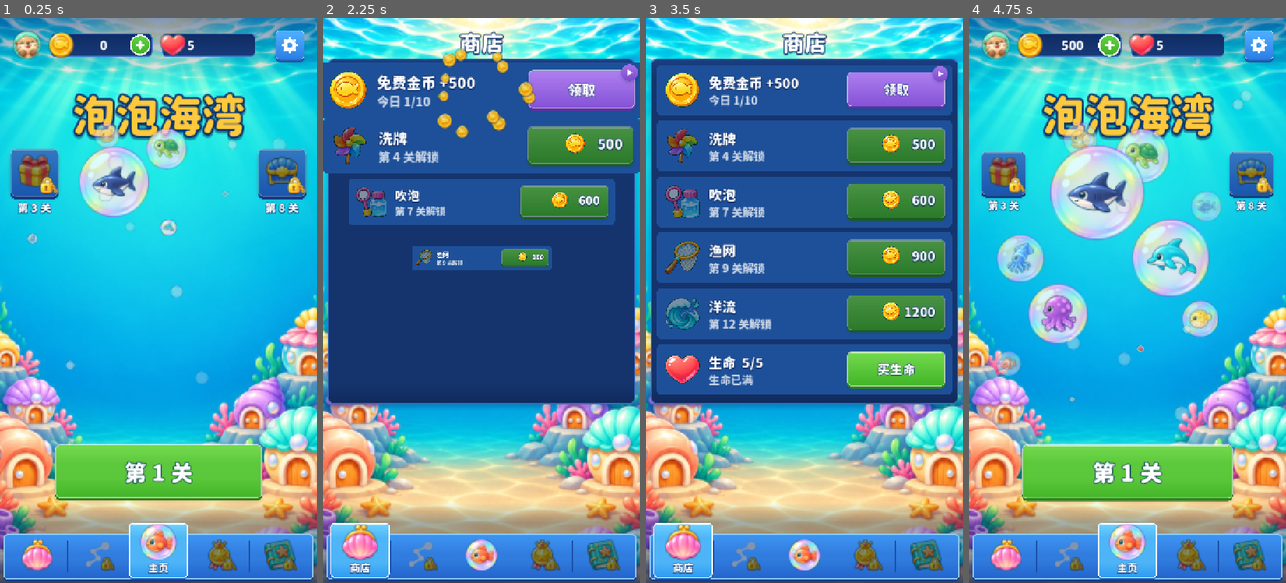
Above: before the commit, frames 1-4 (left to right).
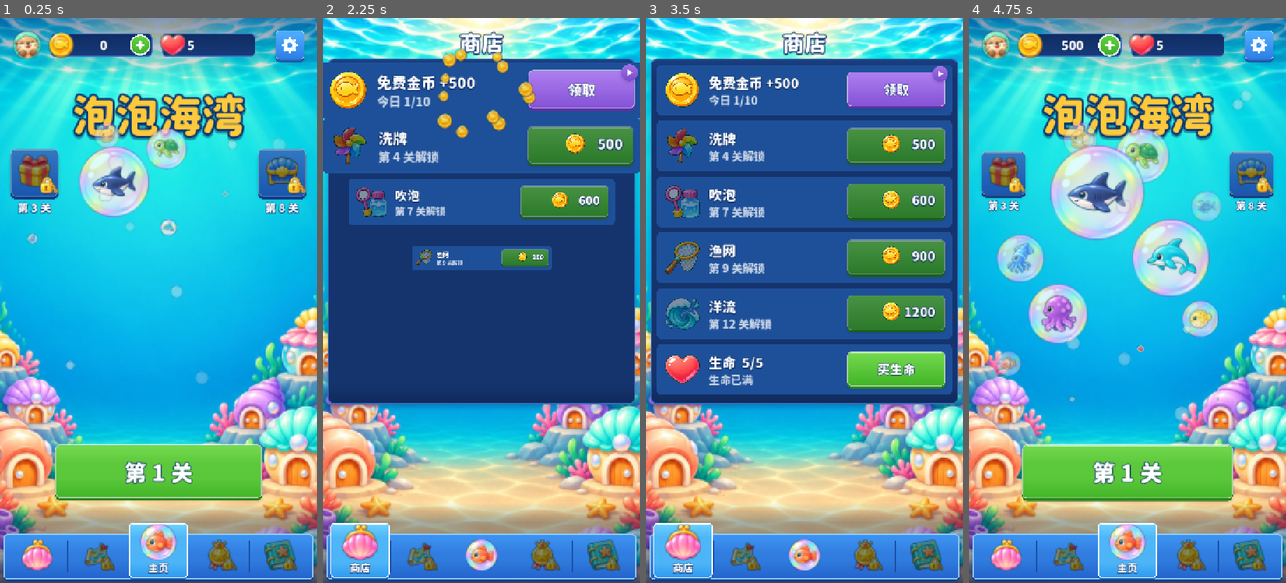
Above: after the commit, the same moments.

Repository: crazyniu/fishsort
Game: Godot game, scene res://scenes/main.tscn
Two runs of this game, one before a commit and one after it. Both use one fixed random seed, a clock stepped at 60 frames per second and the inputs below.
Inputs (mouse positions are in pixels of both pictures, inside the frame that each line leads up to):
- Up to frame 1 (0.25 s): no input
- Up to frame 2 (2.25 s): click (424, 46) at 0.5 s; click "领取" at 1.25 s; click "买生命" at 2 s
- Up to frame 3 (3.5 s): click (684, 549) at 2.77 s
- Up to frame 4 (4.75 s): click (1067, 549) at 3.52 s; click (1127, 549) at 4.27 s

The runs differ from the first frame. In frame 1, 0.2% of the frame differs, in the area x 26-35%, y 92-98%; in frame 2, 0.2%; in frame 3, 0.2%; in frame 4, 0.2%.

Commit message:
feat(ui): 关卡页签换成彩色地图图标
Co-Authored-By: Claude Fable 5.2 <noreply@anthropic.com>

Diff:
--- a/src/ui/home_screen.gd
+++ b/src/ui/home_screen.gd
@@ -17,7 +17,7 @@
 ]
 const TAB_ICONS: Array[String] = [
 	"res://assets/ui/tab_shop.png",
-	"res://assets/kit/ic_route.png",
+	"res://assets/ui/tab_levels.png",
 	"res://assets/ui/tab_main.png",
 	"res://assets/ui/tab_rank.png",
 	"res://assets/ui/tab_collection.png",
